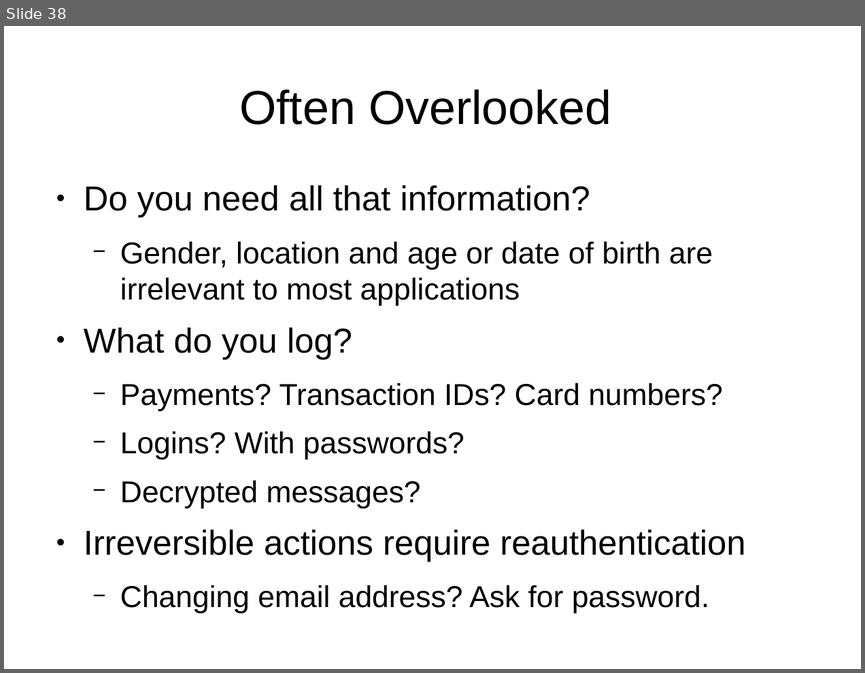
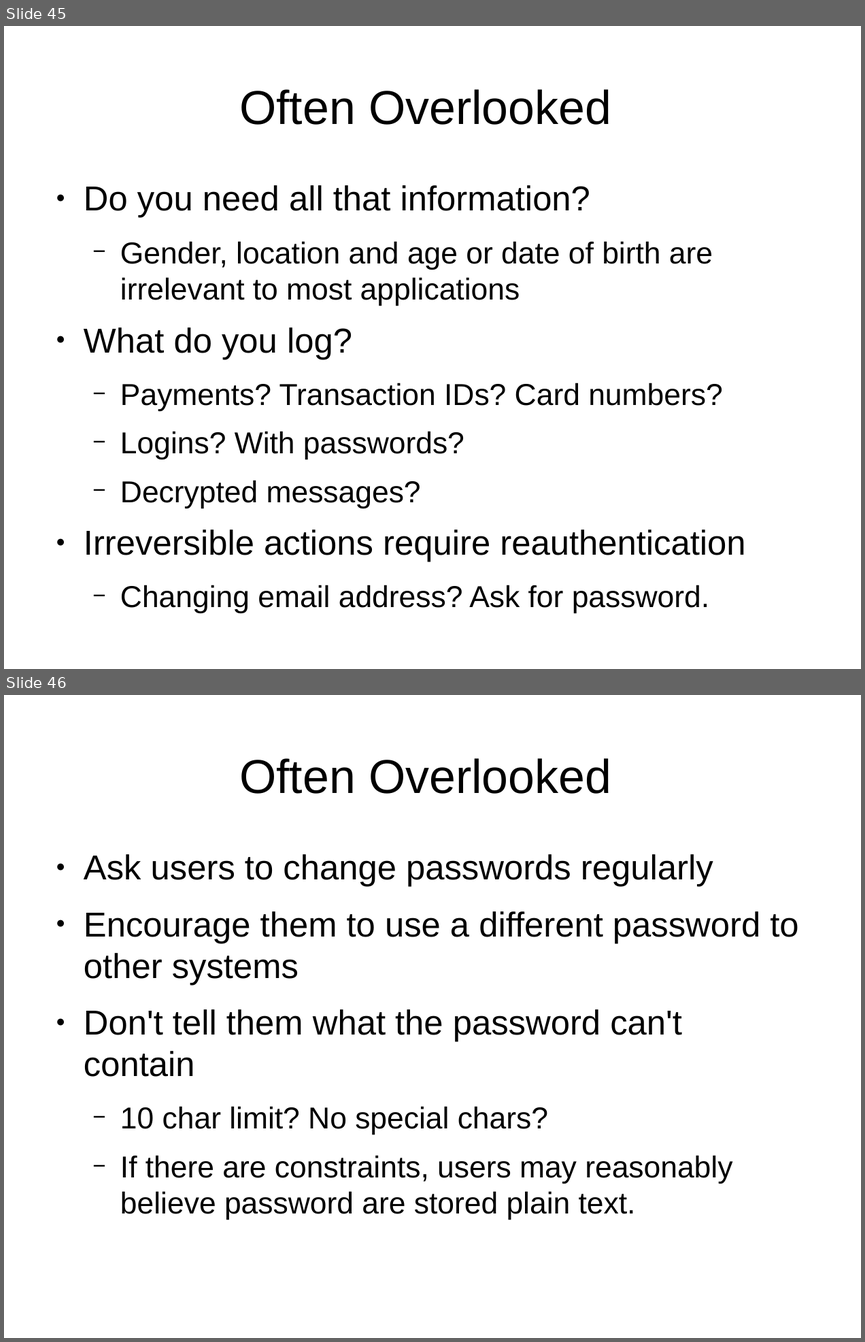
Before and after one commit to bendechrai/preso-security-privacy-anonymity, a slide deck: security-privacy-anonymity.odp. Shown one above the other, each under a label of ours: slide 38 before the commit, slides 45 and 46 after it. The pictures are 865x673 and 865x1342 pixels, drawn with LibreOffice and Linux fonts; fonts in the diff are those of the drawing; background and template pictures are left out. Boxes give left, top, right and bottom in pixels: in the first picture for what was removed or moved away, otherwise in the second. Text is boxed around its words. In the diff, an @@ line names an element or a change of style, - is before the commit and + after.

Commit message:
more text to screenshot conversion, a few extra bits to the last section

```diff
--- a/security-privacy-anonymity.odp
+++ b/security-privacy-anonymity.odp
@@ slide 46 added at [4,695,861,1338], background #FFFFFF @@
@@ title added at [239,758,611,794], 44 pt, text #000000 @@
+Often Overlooked
@@ text added at [84,854,798,1220], 32 pt, text #000000 @@
+● Ask users to change passwords regularly
+● Encourage them to use a different password to other systems
+● Don't tell them what the password can't contain
+  − 10 char limit? No special chars?
+  − If there are constraints, users may reasonably believe password are stored plain text.
@@ what was slide 38 is now slide 45 @@
```
Also in this commit, not shown: 4 slides changed, 9 other slides added, 2 slides removed.
